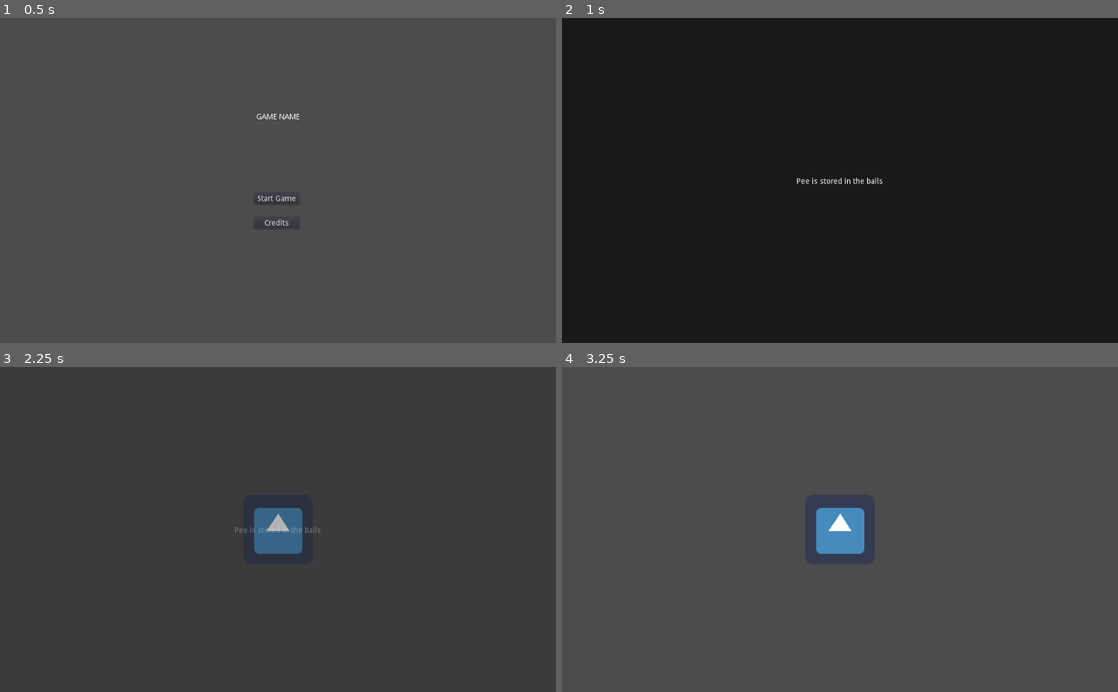
Above: before the commit, frames 1-4 (two rows, left to right).
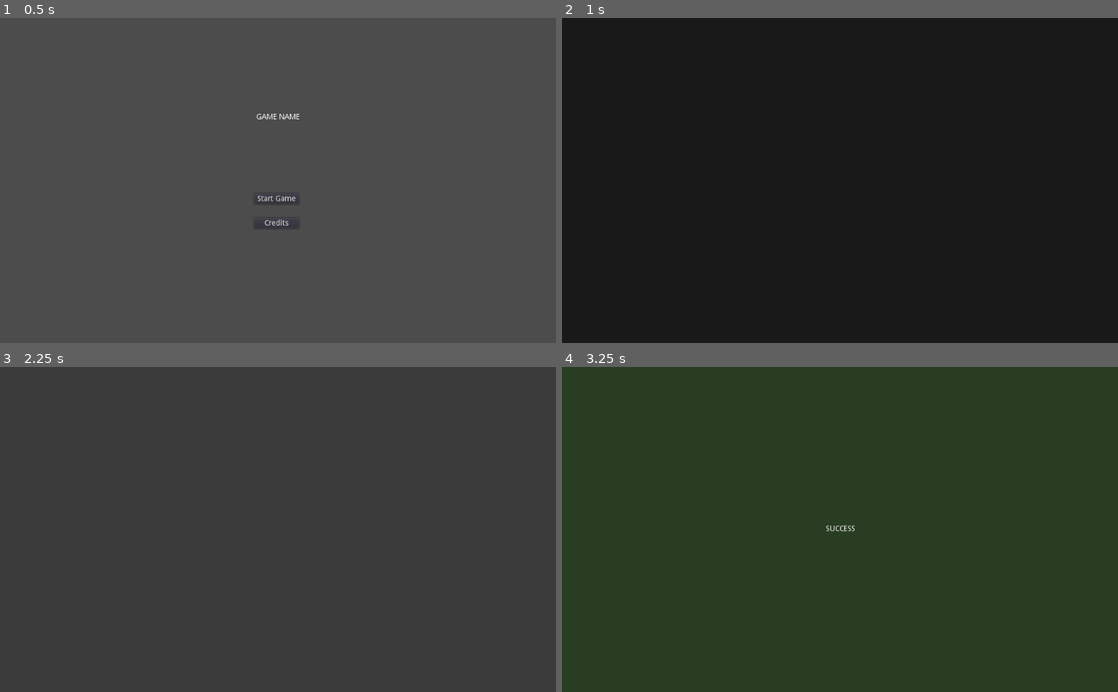
Above: after the commit, the same moments.

Repository: ericdsw/global_game_jam_2020
Game: Godot game, scene res://Game.tscn
Same seed, same stepped clock (60 frames per second), same inputs: the game is played once before the commit and once after it. The engine's default icon, where the game draws it, is replaced by a stand-in: a white triangle on a blue panel in a dark square.
Inputs (mouse positions are in pixels of both pictures, inside the frame that each line leads up to):
- Up to frame 1 (0.5 s): no input
- Up to frame 2 (1 s): click "Start Game" at 0.5 s
- Up to frame 3 (2.25 s): tap Enter (ui_accept) at 1.25, 1.52, 2 s
- Up to frame 4 (3.25 s): tap Enter (ui_accept) at 2.27 s; click (1062, 617) at 2.75 s, where only the run after the commit has a clickable "FIX MARRIAGE"

Frame 1 is identical in both runs. In frame 2, 0.1% of the frame differs, in the area x 42-58%, y 49-52%; in frame 3, 1.3%; in frame 4, 100%, in the area x 0-100%, y 0-100%.

Commit message:
Add fix marriage base implamantation

Diff:
--- a/Game.tscn
+++ b/Game.tscn
@@ -4,7 +4,7 @@
 
 [node name="Game" type="Node2D"]
 script = ExtResource( 1 )
-minigames = [ "res://Screens/MiniGames/RandomMinigame.tscn", "res://Screens/MiniGames/RandomMinigame2.tscn" ]
+minigames = [ "res://Screens/MiniGames/BrokenMarriage/BrokenMarriageMinigame.tscn" ]
 
 [node name="Camera2D" type="Camera2D" parent="."]
 current = true
--- /dev/null
+++ b/Screens/MiniGames/BrokenMarriage/BrokenMarriageMinigame.gd
@@ -0,0 +1,39 @@
+extends BaseMinigame
+
+onready var marriage_button_scene : PackedScene = load("res://Screens/Minigames/BrokenMarriage/Buttons/MarriageButton.tscn")
+var wrong_options : Array = ["HIT HER", "DIVORCE", "TAKE THE NINTENDO WII"]
+
+func start(difficulty := 1) -> void:
+	.start(difficulty)
+	_spawn_buttons(5)
+
+func _choose_random_button_position(_button : Button) -> void:
+	randomize()
+	var viewport : Vector2 = get_viewport_rect().size
+	var fix_marriage_button_size = _button.rect_size
+	_button.rect_global_position = Vector2(
+		rand_range(-viewport.x / 2.0, viewport.x / 2.0 - fix_marriage_button_size.x),
+		rand_range(-viewport.y / 2.0, viewport.y / 2.0 - fix_marriage_button_size.y))
+
+func _spawn_buttons(_amount : int = 2) -> void:
+	for i in range(0, _amount):
+		var _button : Button = marriage_button_scene.instance()
+		add_child(_button)
+		_choose_random_button_position(_button)
+
+		if i == 0:
+			_button.connect("pressed", self, "_pressed_correct_button")
+			_button.text = "FIX MARRIAGE"
+		else:
+			_button.connect("pressed", self, "_pressed_wrong_button")
+			wrong_options.shuffle()
+			if i > wrong_options.size():
+				_button.text = wrong_options.back()
+			else:
+				_button.text = wrong_options[i - 1]
+
+func _pressed_correct_button() -> void:
+	on_success()
+
+func _pressed_wrong_button() -> void:
+	on_failure()
--- /dev/null
+++ b/Screens/MiniGames/BrokenMarriage/BrokenMarriageMinigame.tscn
@@ -0,0 +1,8 @@
+[gd_scene load_steps=3 format=2]
+
+[ext_resource path="res://Screens/MiniGames/BrokenMarriage/BrokenMarriageMinigame.gd" type="Script" id=1]
+[ext_resource path="res://Screens/MiniGames/BaseMinigame.tscn" type="PackedScene" id=2]
+
+[node name="BrokenMarriageMinigame" instance=ExtResource( 2 )]
+script = ExtResource( 1 )
+duration = 3.0
--- /dev/null
+++ b/Screens/MiniGames/BrokenMarriage/Buttons/MarriageButton.tscn
@@ -0,0 +1,8 @@
+[gd_scene format=2]
+
+[node name="MarriageButton" type="Button"]
+margin_right = 12.0
+margin_bottom = 20.0
+__meta__ = {
+"_edit_use_anchors_": false
+}
--- a/Screens/MiniGames/BrokenMarriageMinigame.gd
+++ /dev/null
@@ -1,7 +0,0 @@
-extends BaseMinigame
-
-var foo : int = 0
-var bar := 0.0
-
-func start(difficulty := 1) -> void:
-	.start(difficulty)
--- a/Screens/MiniGames/BrokenMarriageMinigame.tscn
+++ /dev/null
@@ -1,7 +0,0 @@
-[gd_scene load_steps=3 format=2]
-
-[ext_resource path="res://Screens/MiniGames/BaseMinigame.tscn" type="PackedScene" id=1]
-[ext_resource path="res://Screens/MiniGames/BrokenMarriageMinigame.gd" type="Script" id=2]
-
-[node name="BrokenMarriageMinigame" instance=ExtResource( 1 )]
-script = ExtResource( 2 )
